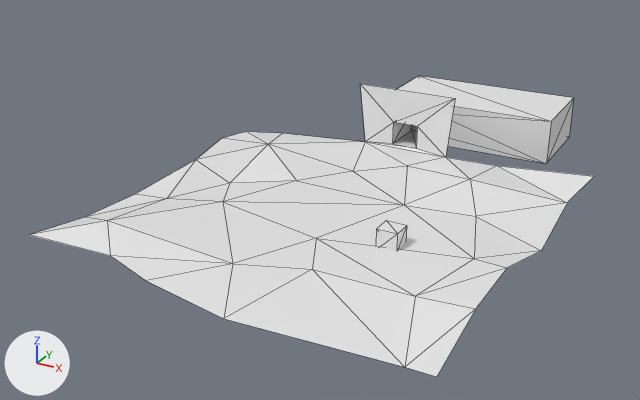
A saved change to the OBJ model data/world.obj.
Before and after are seen from a 50 mm lens placed at (29.4, -99.2, 33.1), pointed at (-9.9, -27.8, -2.6). Arrows for +X, +Y and +Z are at lower left; the lights stay in place. Mesh edges are drawn as thin lines. Where no turn or scale is listed for an object, it has been applied to the vertices.

Script lines for the objects in view, before the commit:
```python
me_cube = bpy.data.meshes.new('Cube')
me_cube.from_pydata(...)  # 62 vertices, 96 faces; spans x -28.8..13.3, y -51.4..4.9, z -3.6..4.4
ob_cube = bpy.data.objects.new('Cube', me_cube)
ob_cube.location = (0.0, 0.0, 0.0)
```
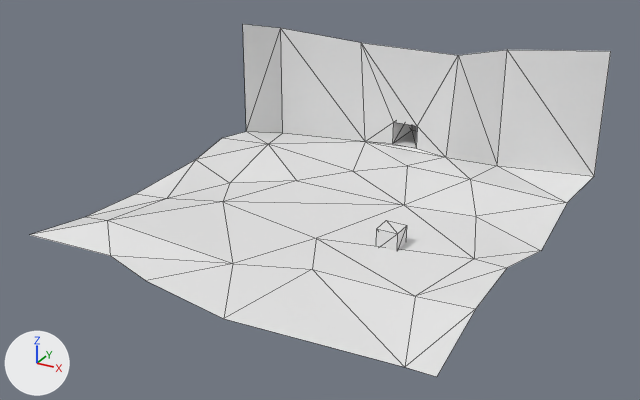
Edits to the bpy script that builds the scene:
```text
Change me_cube:
    used by ob_cube; location = (0.0, 0.0, 0.0)
    remove me_cube.from_pydata(...)  # 62 vertices, 96 faces; spans x -28.8..13.3, y -51.4..4.9, z -3.6..4.4
    add me_cube.from_pydata(...)  # 66 vertices, 104 faces; spans x -28.8..13.3, y -51.4..4.9, z -3.6..11.7
    me_cube part 1
    2 faces are deleted
    2 vertices move from x -14.1..-2.5, y -10.5, z 4.4 to x -14.1..-2.5, y -10.5, z 9.2
    4 vertices are added at (2.4, -9.2, 10.1), (-24.8, -10.3, 9.6), (13.3, -11.3, 11.7), (-27.6, -14.0, 10.5)
    10 new faces join them
```

Changed parts and their boxes (x1, y1, x2, y2) in the pictures (640 x 400 px):
'Cube', reshaped (17% taller): before (31, 76, 594, 377); after (31, 24, 611, 377)
part 1 of me_cube, built on: before (360, 84, 455, 157); after (243, 24, 611, 176)
